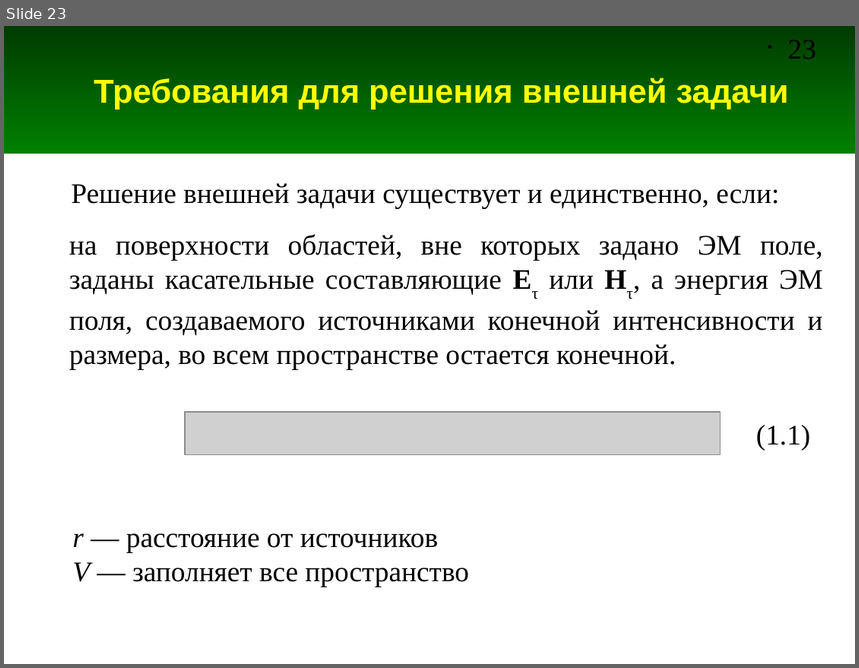
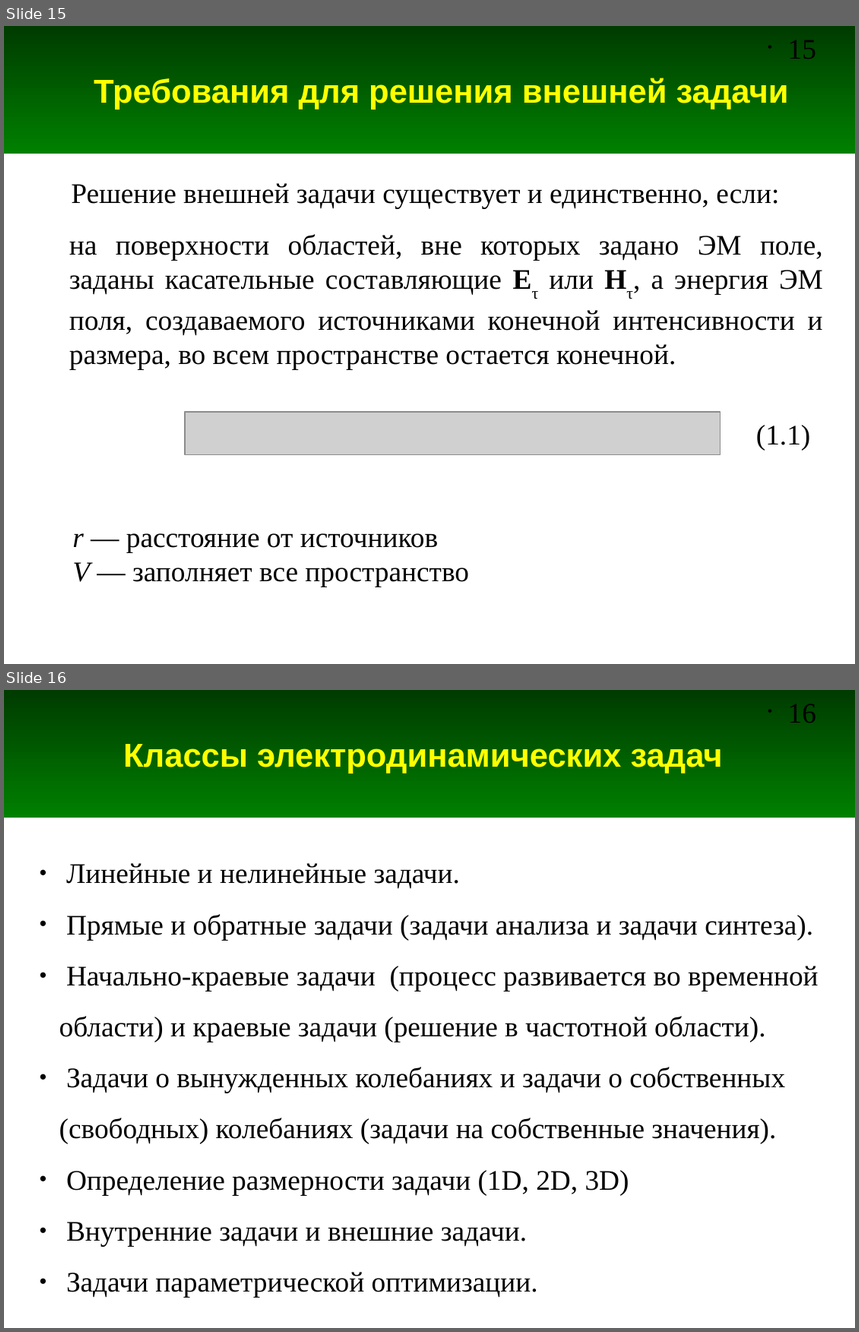
Before and after one commit to andris0147sv/modelling, a slide deck: presentations/1. Problem Statement.odp. Shown one above the other, each under a label of ours: slide 23 before the commit, slides 15 and 16 after it. The pictures are 859x668 and 859x1332 pixels, drawn with LibreOffice and Linux fonts; fonts in the diff are those of the drawing; grey boxes stand for pictures. Boxes give left, top, right and bottom in pixels: in the first picture for what was removed or moved away, otherwise in the second. Text is boxed around its words. In the diff, an @@ line names an element or a change of style, - is before the commit and + after.

```diff
--- a/presentations/1. Problem Statement.odp
+++ b/presentations/1. Problem Statement.odp
@@ slide 16 added at (4, 690, 855, 1328), background #FFFFFF; not listed: 2 template elements that a slide beside it also shows @@
@@ title added at (123, 744, 723, 774), 28 pt, text #FFFF00, bold @@
+Классы электродинамических задач
@@ text added at (59, 863, 819, 1297), 24 pt, text #000000 @@
+● Линейные и нелинейные задачи.
+● Прямые и обратные задачи (задачи анализа и задачи синтеза).
+● Начально-краевые задачи (процесс развивается во временной области) и краевые задачи (решение в частотной области).
+● Задачи о вынужденных колебаниях и задачи о собственных (свободных) колебаниях (задачи на собственные значения).
+● Определение размерности задачи (1D, 2D, 3D)
+● Внутренние задачи и внешние задачи.
+● Задачи параметрической оптимизации.
@@ what was slide 23 is now slide 15 @@
@@ page number at (788, 40, 816, 59): text changed @@
-• 23
+• 15
```
Also in this commit, not shown: 2 slides removed.
